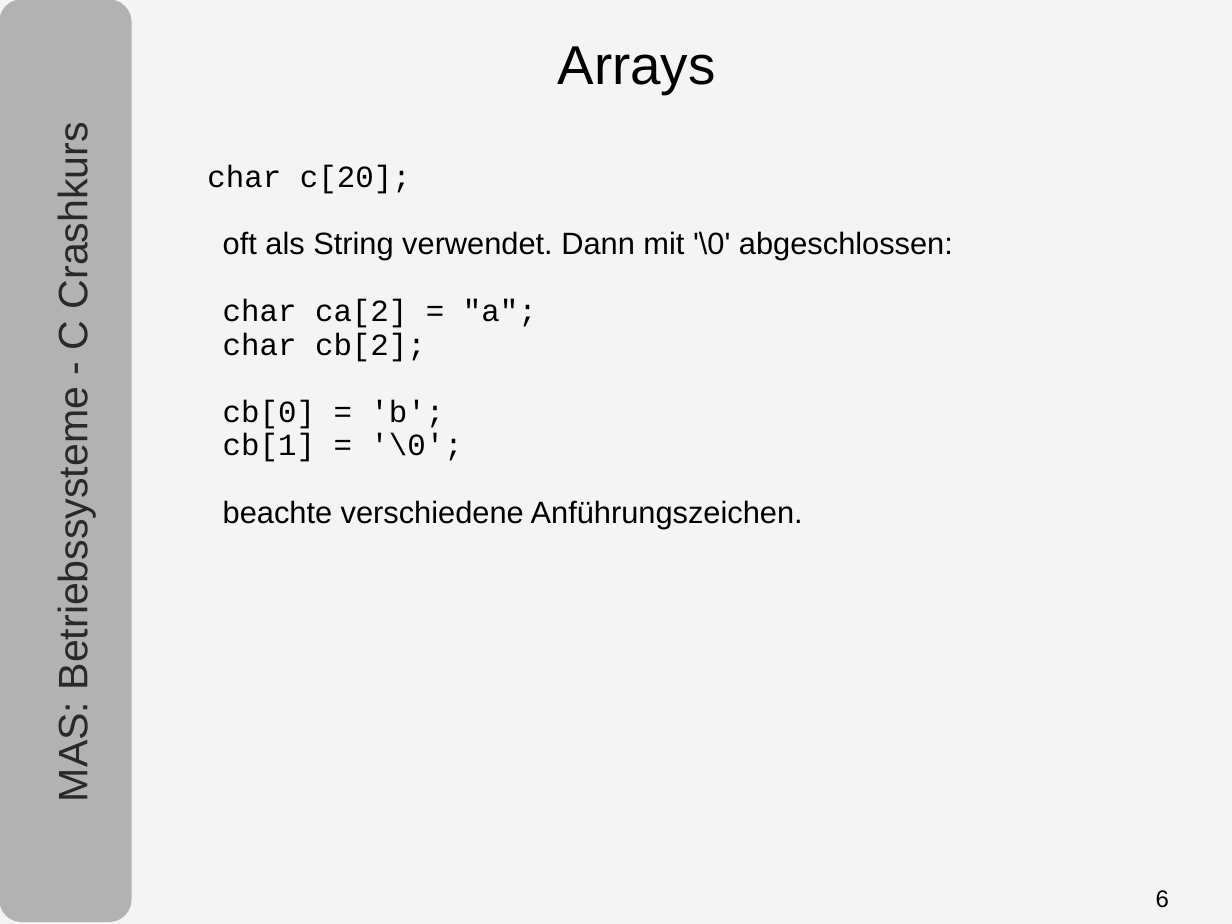
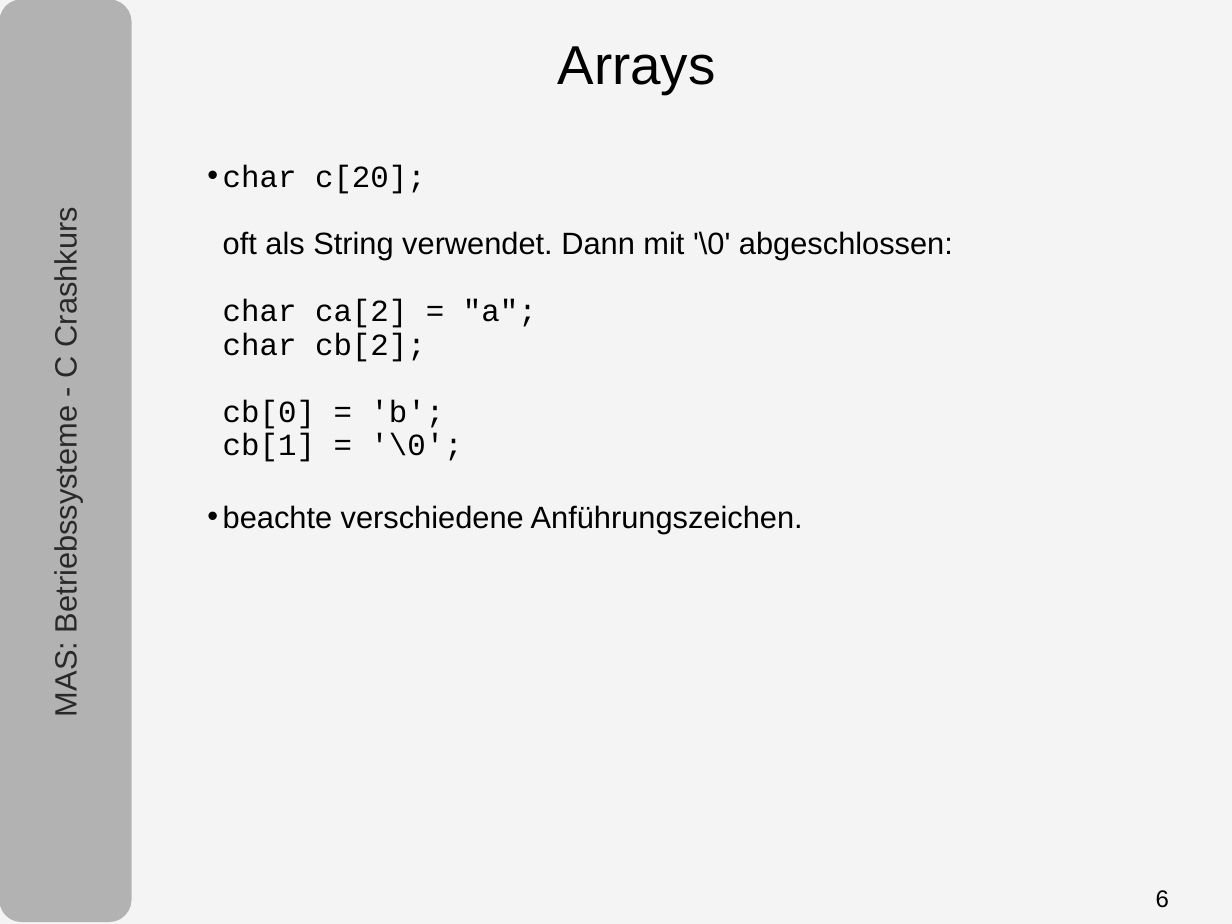
Before and after one commit to tpo/betriebssysteme, a slide deck: slide 6 of 05-1_C.odp. Drawn at 1232x924 pixels with LibreOffice and Linux fonts; fonts in the diff are those of the drawing. Boxes give left, top, right and bottom in pixels: in the first picture for what was removed or moved away, otherwise in the second. Text is boxed around its words. In the diff, an @@ line names an element or a change of style, - is before the commit and + after.

```diff
--- a/05-1_C.odp
+++ b/05-1_C.odp
@@ text "MAS: Betriebssysteme - C Crashkurs" at [49, 222, 83, 715]: size 24 to 18 pt @@
@@ text at [223, 164, 953, 533]: text changed @@
-char c[20];
-oft als String verwendet. Dann mit '\0' abgeschlossen:
-char ca[2] = "a";
-char cb[2];
-cb[0] = 'b';
-cb[1] = '\0';
-beachte verschiedene Anführungszeichen.
+• char c[20];
+  oft als String verwendet. Dann mit '\0' abgeschlossen:
+  char ca[2] = "a";
+  char cb[2];
+  cb[0] = 'b';
+  cb[1] = '\0';
+• beachte verschiedene Anführungszeichen.
```
Also in this commit, not shown: 15 other slides changed, 1 slide added, 3 slides removed.
